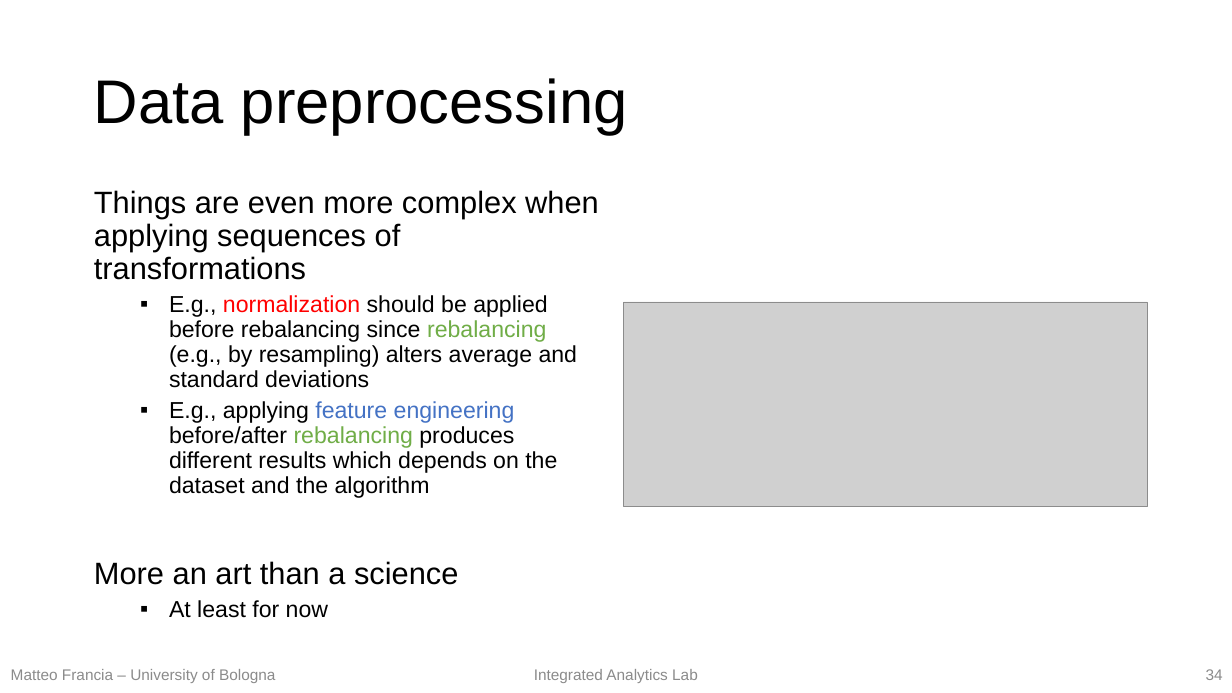
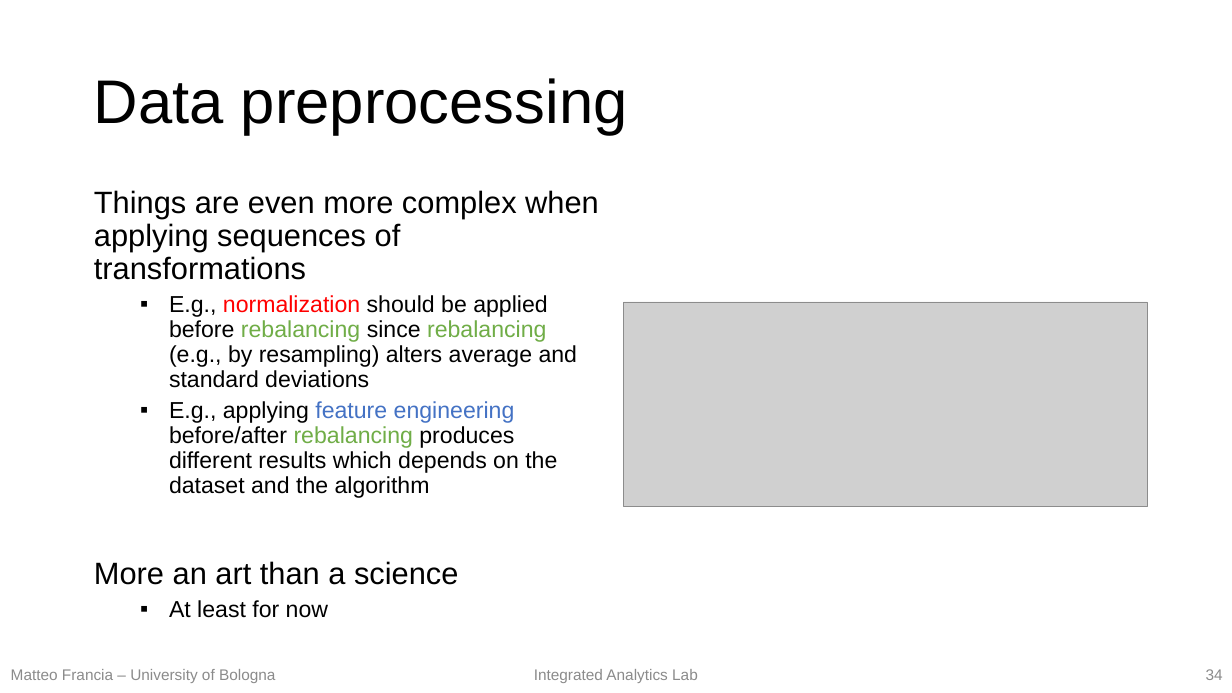
Before and after one commit to w4bo/teaching-handsondatapipelines, a slide deck: slide 34 of 01-DataPreprocessing/01-slides.pptx. Drawn at 1232x693 pixels with LibreOffice and Linux fonts; fonts in the diff are those of the drawing; grey boxes stand for pictures. Boxes give left, top, right and bottom in pixels: in the first picture for what was removed or moved away, otherwise in the second. Text is boxed around its words. In the diff, an @@ line names an element or a change of style, - is before the commit and + after.

```diff
--- a/01-DataPreprocessing/01-slides.pptx
+++ b/01-DataPreprocessing/01-slides.pptx
@@ text at (x1=169, y1=295, x2=578, y2=388): text colour #000000 to #70AD47 in "rebalancing" @@
```
Also in this commit, not shown: 13 other slides changed.
